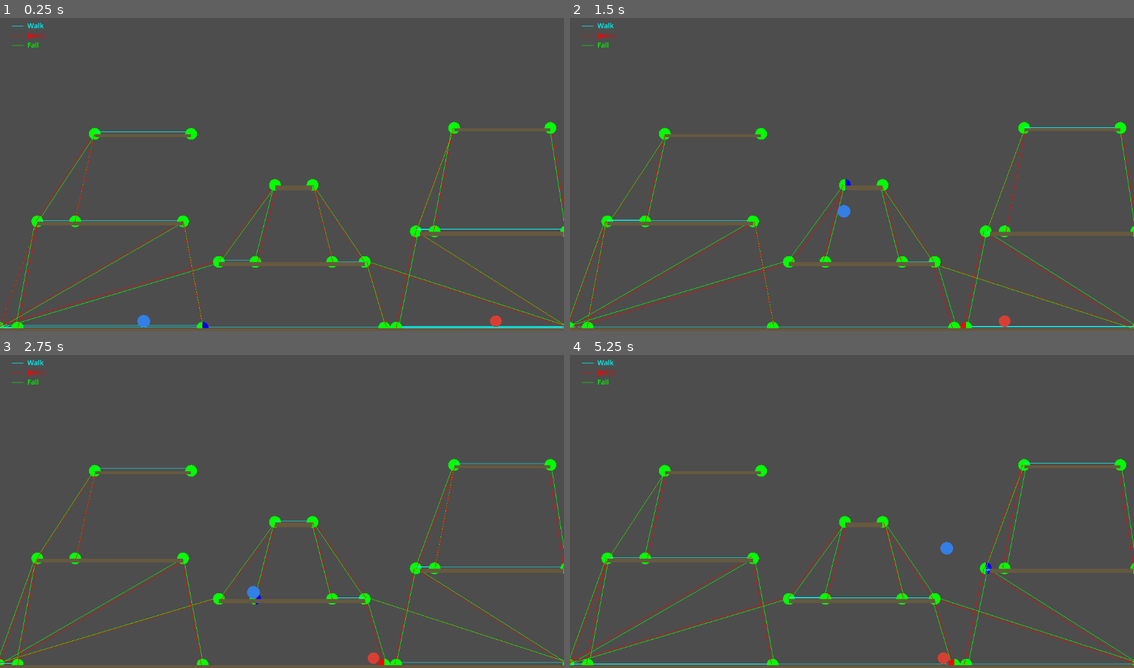
Above: before the commit, frames 1-4 (two rows, left to right).
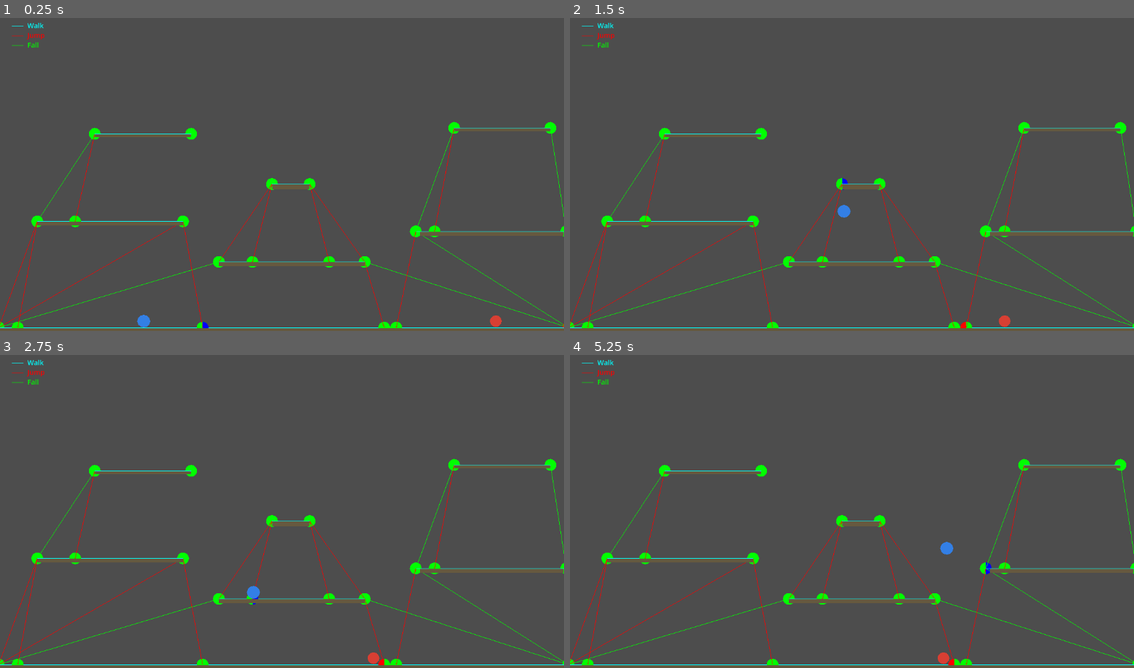
Above: after the commit, the same moments.

Repository: xhocquet/2d-platformer-pathfinding-demo
Game: Godot game, scene res://main.tscn
Same seed, same stepped clock (60 frames per second), same inputs: the game is played once before the commit and once after it.
Inputs:
- Up to frame 1 (0.25 s): no input
- Up to frame 2 (1.5 s): hold D (move_right) from 0.53 s (still down); tap W (jump) at 0.77 s
- Up to frame 3 (2.75 s): tap W (jump) at 1.52 s; release D (move_right) at 2.03 s; hold A (move_left) from 2.03 s (still down)
- Up to frame 4 (5.25 s): release A (move_left) at 2.78 s; hold D (move_right) 2.78-4.28 s; tap W (jump) at 3.02, 3.77, 4.52 s; hold A (move_left) 4.28-5.03 s; hold D (move_right) from 5.03 s (still down)

The runs differ from the first frame. In frame 1, 3.3% of the frame differs, in the area x 0-100%, y 34-100%; in frame 2, 3.6%; in frame 3, 3.4%; in frame 4, 3.6%.

Commit message:
Checkpoint

Diff:
--- a/main.tscn
+++ b/main.tscn
@@ -53,7 +53,7 @@
 polygon = PackedVector2Array(-60, -12, 60, -12, 60, 12, -60, 12)
 
 [node name="Platform2" type="StaticBody2D" parent="."]
-position = Vector2(600, 355.45853)
+position = Vector2(594, 353.4559)
 scale = Vector2(0.6400484, 0.45145908)
 
 [node name="CollisionShape2D" type="CollisionShape2D" parent="Platform2"]
--- a/section_graph.gd
+++ b/section_graph.gd
@@ -29,6 +29,7 @@
 	_sanitize_points()
 	_build_edges()
 	_sanitize_edges()
+	_flatten_horizontal_sections()
 
 func _discover_platforms(root: Node2D) -> Array[StaticBody2D]:
 	var list: Array[StaticBody2D] = []
@@ -73,6 +74,54 @@
 			seen_walk[key] = true
 		keep.append(e)
 	_edges = keep
+
+func _flatten_horizontal_sections() -> void:
+	# Per platform: gather horizontal section IDs and WALK edges between them, remove those edges, rebuild linear L→R chain.
+	var to_remove: Array[Dictionary] = []
+	for p in _platforms:
+		var pair: Array = _node_to_sections.get(p, [])
+		if pair.size() < 2:
+			continue
+		var left_sid: StringName = pair[0]
+		var right_sid: StringName = pair[1]
+		var horizontal_ids: Array[StringName] = []
+		var seen: Dictionary = {}
+		for sid in [left_sid, right_sid]:
+			if not seen.get(sid, false):
+				seen[sid] = true
+				horizontal_ids.append(sid)
+		for e in _edges:
+			if e.type != EdgeType.WALK:
+				continue
+			var from_in: bool = e.from in horizontal_ids
+			var to_in: bool = e.to in horizontal_ids
+			if from_in and to_in:
+				to_remove.append(e)
+	var keep: Array[Dictionary] = []
+	for e in _edges:
+		var remove_it: bool = false
+		for r in to_remove:
+			if e.from == r.from and e.to == r.to and e.type == r.type:
+				remove_it = true
+				break
+		if not remove_it:
+			keep.append(e)
+	_edges = keep
+
+	for p in _platforms:
+		var pair: Array = _node_to_sections.get(p, [])
+		if pair.size() < 2:
+			continue
+		var horizontal_ids: Array[StringName] = []
+		var seen: Dictionary = {}
+		for sid in [pair[0], pair[1]]:
+			if not seen.get(sid, false):
+				seen[sid] = true
+				horizontal_ids.append(sid)
+		horizontal_ids.sort_custom(func(a: StringName, b: StringName) -> bool: return _positions.get(a, Vector2.ZERO).x < _positions.get(b, Vector2.ZERO).x)
+		for j in range(horizontal_ids.size() - 1):
+			_add_edge(horizontal_ids[j], horizontal_ids[j + 1], EdgeType.WALK)
+			_add_edge(horizontal_ids[j + 1], horizontal_ids[j], EdgeType.WALK)
 
 func _add_edge_if_reachable(from_id: StringName, to_id: StringName) -> void:
 	var from_pos: Vector2 = _positions.get(from_id, Vector2.ZERO)
--- a/section_graph_node.gd
+++ b/section_graph_node.gd
@@ -81,12 +81,17 @@
 			if from_pos == Vector2.ZERO or to_pos == Vector2.ZERO:
 				continue
 
-			var dir := (to_pos - from_pos).normalized()
-			var perp := Vector2(-dir.y, dir.x)
-			var k: int = str(sid).hash() + str(neighbor.to).hash()
-			var offset_amount: float = randf_range(-5.0, 5.0)
-			var a := from_pos + perp * offset_amount
-			var b := to_pos + perp * offset_amount
+			var a: Vector2
+			var b: Vector2
+			if Engine.is_editor_hint():
+				var dir := (to_pos - from_pos).normalized()
+				var perp := Vector2(-dir.y, dir.x)
+				var offset_amount: float = randf_range(-15.0, 15.0)
+				a = from_pos + perp * offset_amount
+				b = to_pos + perp * offset_amount
+			else:
+				a = from_pos
+				b = to_pos
 
 			var c: Color = graph.get_debug_edge_color(neighbor.type)
 			draw_line(a, b, c)
